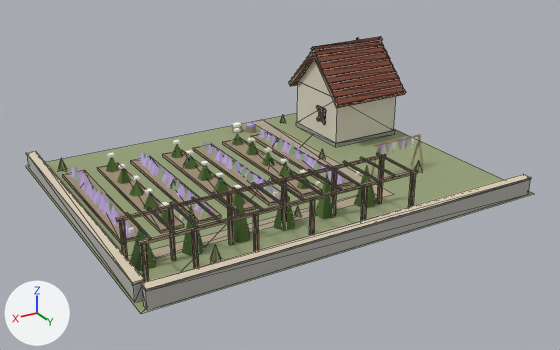
The glTF model game/assets/modelle/umland/duftgarten.glb: old version first, new version second.
The view is the same before and after, from a 50 mm lens placed at (17.8, 30.8, 15.5), pointed at (0.0, 1.0, 0.6). Lighting does not change. The marker at lower left points along +X, +Y and +Z. The first picture is the older version. Mesh edges are drawn as thin lines on the coarser meshes. Vertices at exactly the same position are counted once.

Names of what the first picture shows: 'Arbeit', 'Haus', 'Leerstand'.
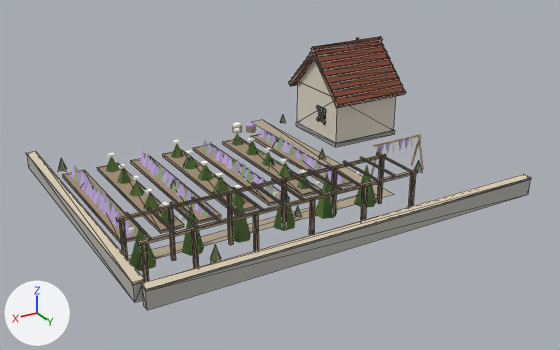
Boxes [x1, y1, x2, y2] around the edits, measured in the pictures (560 x 350 px):
'Haus', reshaped: before [26, 36, 534, 314]; after [26, 36, 532, 310]
part 1 of me_haus, deleted (green): before [26, 113, 534, 314]

The change, as a list of edits to the scene's bpy script:
```text
Change me_haus:
    used by ob_haus; location = (0.0, 0.0, 0.0)
    remove me_haus.from_pydata(...)  # 529 vertices, 694 faces; spans x -10.0..10.0, y -8.0..8.0, z 0.0..5.3
    add me_haus.from_pydata(...)  # 525 vertices, 692 faces; spans x -9.7..9.9, y -8.0..7.9, z 0.0..5.3
    me_haus part 1: the loose piece of 4 vertices spanning x -10.0..10.0, y -8.0..8.0, z 0.0 is deleted
```
